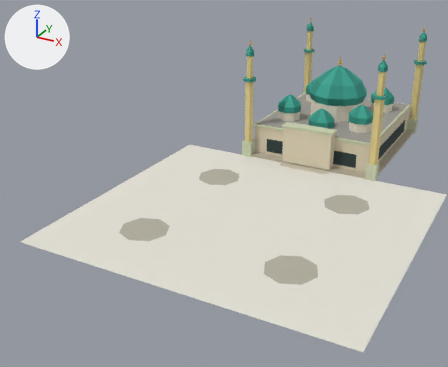
The glTF model public/models/landmark/an-nur-lod1.glb as it was, and as the next commit left it.
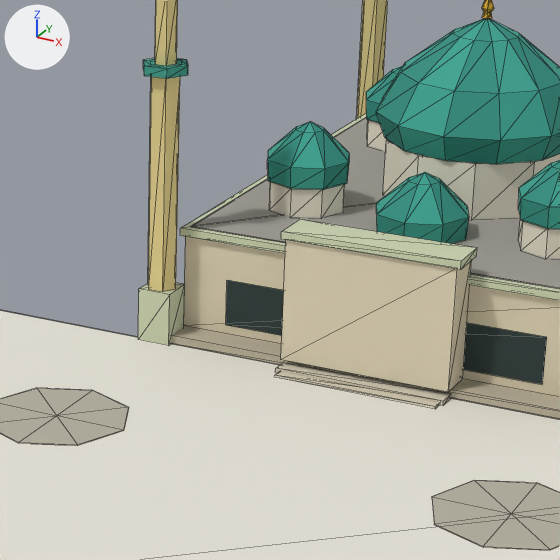
Old and new are each drawn whole from a 50 mm camera at (90.7, -276.0, 103.3) aimed at (-19.1, -76.4, 3.5) and again close up on the part from 45% to 80% of the width and 16% to 59% of the height. The axes (+X, +Y, +Z) are drawn at upper left. The lights are the same throughout. The older version's two pictures come first. The close-ups show mesh edges as thin lines. Vertices at exactly the same position are counted once.

In view in the first close-up: 'AnNur_LOD1'.
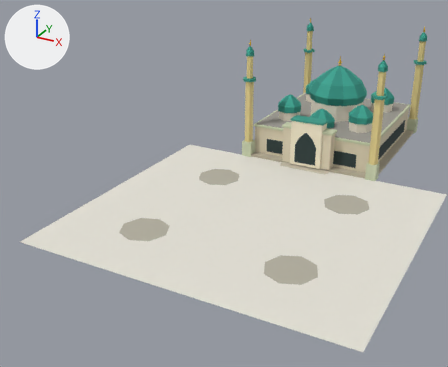
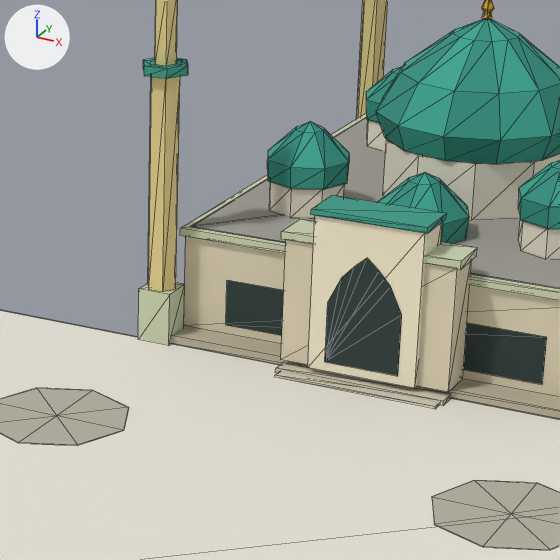
Commit message: feat(landmark): model Masjid An-Nur dibentuk ulang mengikuti gambar rujukan Flow + pohon kota lebih lebat

Boxes [x1, y1, x2, y2] around the edits, measured in the close-ups (560 x 560 px):
part 1 of me_annur_lod1, added (beige): after [308, 216, 442, 388]
part 2 of me_annur_lod1, added (cyan): after [311, 195, 447, 234]
part 3 of me_annur_lod1, added: after [325, 258, 402, 376]

What the commit changed:
me_annur_lod1 is used by ob_annur_lod1; location (0.0, 0.0, 0.0).
Verts and faces of me_annur_lod1; kept vertices keep their numbers, new ones are numbered from 845.
me_annur_lod1 had 845 vertices, 1157 faces and spanned x -60.0..60.0, y -146.0..38.0, z 0.0..53.0.
me_annur_lod1 now has 870 vertices, 1184 faces and spans x -60.0..60.0, y -146.0..38.0, z 0.0..53.0.
me_annur_lod1 part 1: the loose piece of 8 vertices spanning x -11.0..11.0, y -38.0..-32.0, z 1.0..17.0 is copied, and the copy is scaled about its middle by (0.636, 1.16, 1.25), then moved by (0.0, 0.0, 2.0); it spans x -7.0..7.0, y -38.0..-32.0, z 1.0..21.0.
me_annur_lod1 part 2: the loose piece of 8 vertices spanning x -12.0..12.0, y -38.0..-32.0, z 17.0..18.0 is copied, and the copy is scaled about its middle by (0.643, 1.14, 0.7), then moved by (0.0, 0.0, 4.0); it spans x -7.0..7.0, y -39.0..-32.0, z 21.0..22.0.
Part 3, on me_annur_lod1:
New vertex 845 is at (-5.0, -38.0, 2.0), pixel (324, 361).
New vertex 846 is at (5.0, -38.0, 2.0), pixel (397, 376).
New vertex 847 is at (5.0, -38.0, 10.0), pixel (401, 314).
New vertex 848 is at (3.0, -38.0, 14.0), pixel (390, 286).
New vertex 849 is at (2.0, -38.0, 15.0), pixel (379, 270).
New vertex 850 is at (0.0, -38.0, 17.0), pixel (367, 257).
New vertex 851 is at (-2.0, -38.0, 15.0), pixel (354, 266).
New vertex 852 is at (-3.0, -38.0, 14.0), pixel (341, 278).
New vertex 853 is at (-5.0, -38.0, 10.0), pixel (327, 301).
New faces: (845, 846, 847), (845, 847, 848), (845, 848, 849), (845, 849, 850), (845, 850, 851), (845, 851, 852).
New faces: (845, 852, 853).
Other edits to the shape of me_annur_lod1 do not show in these pictures.
